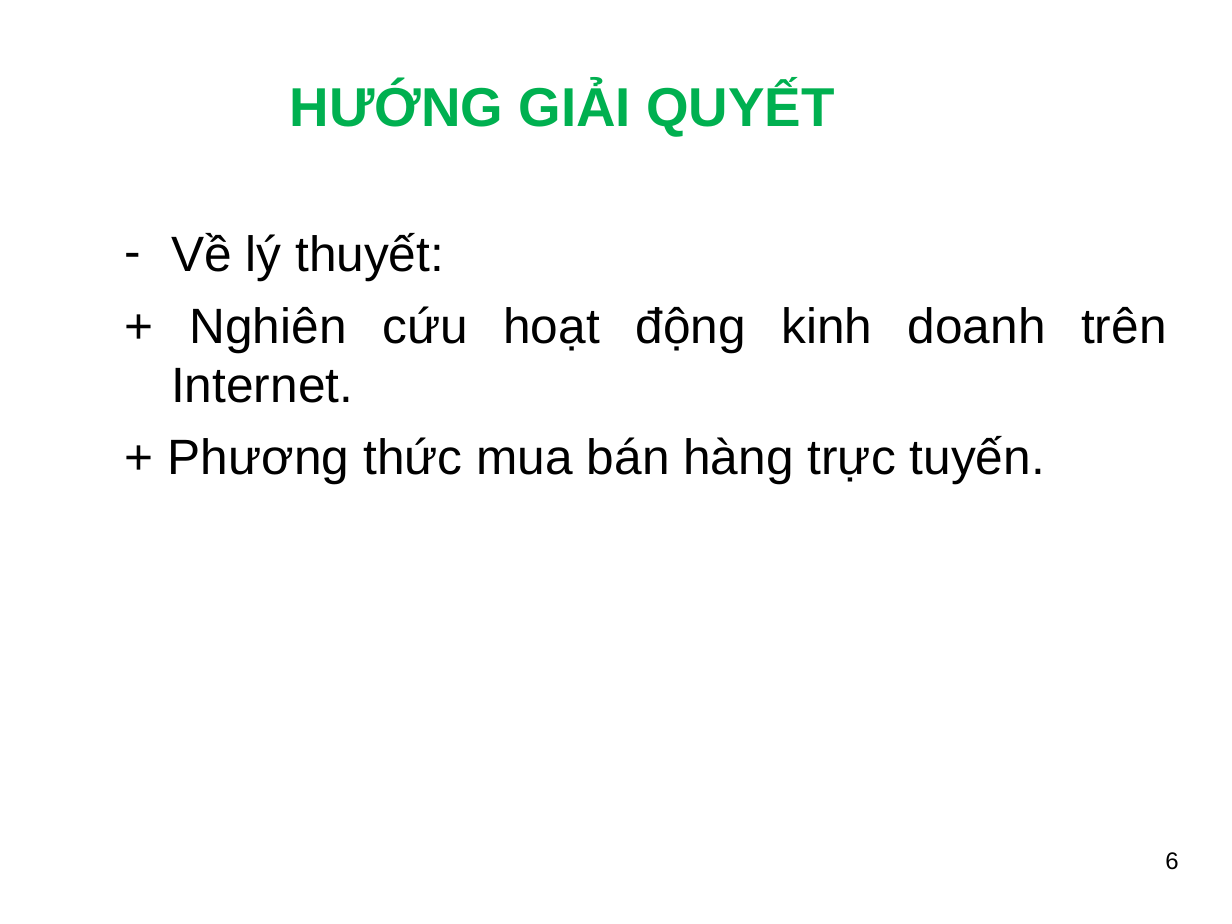
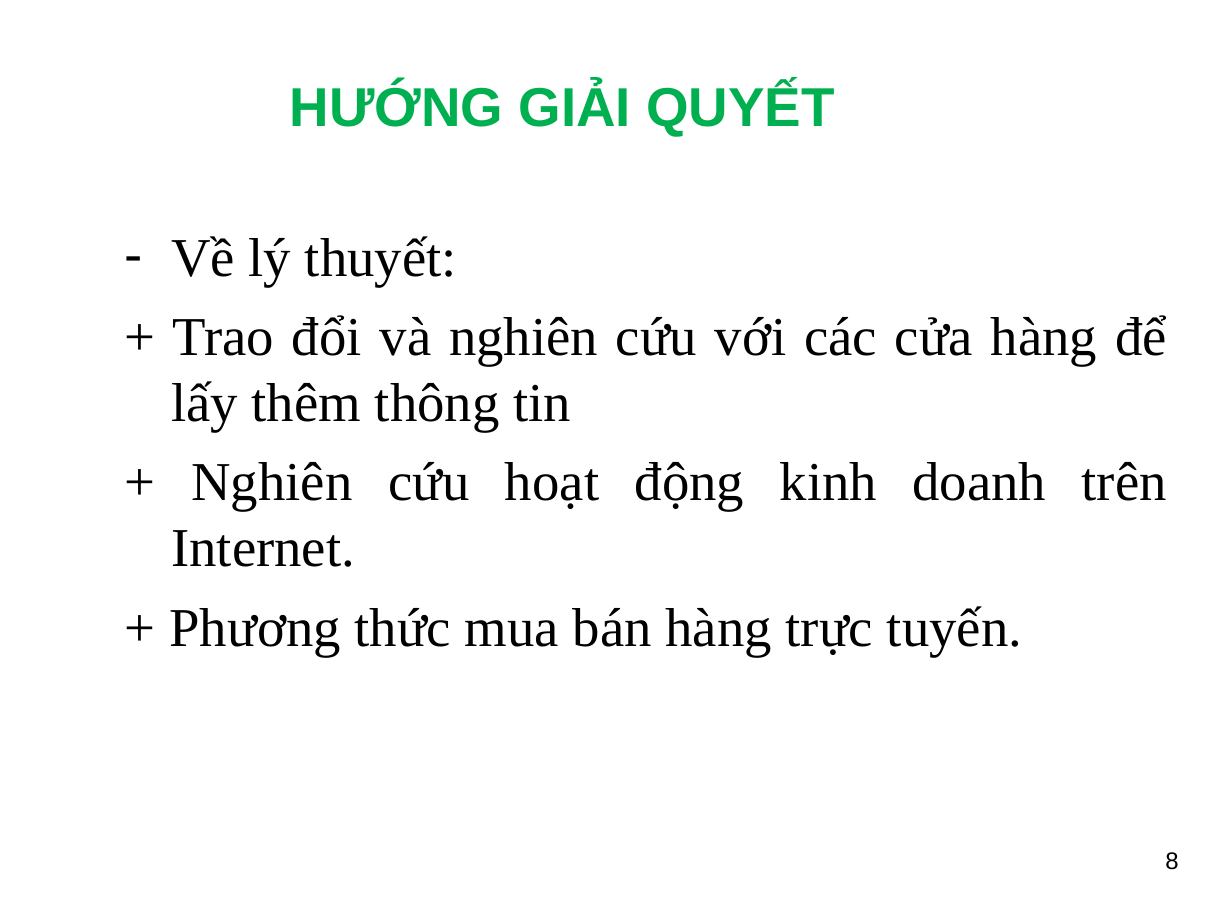
Before and after one commit to dangtuanhuy/MyBagBag, a slide deck: slide 8 of Doc/SlideBC_DT_Huy.ppt (slide 6 before the commit). Drawn at 1232x924 pixels with LibreOffice and Linux fonts; fonts in the diff are those of the drawing; background and template pictures are left out. Boxes give left, top, right and bottom in pixels: in the first picture for what was removed or moved away, otherwise in the second. Text is boxed around its words. In the diff, an @@ line names an element or a change of style, - is before the commit and + after.

```diff
--- a/Doc/SlideBC_DT_Huy.ppt
+++ b/Doc/SlideBC_DT_Huy.ppt
@@ text at (x1=170, y1=236, x2=1167, y2=656): size 29 to 32 pt, font Arial to Times New Roman in "Về lý thuyết:", "+ Nghiên cứu hoạt động kinh doanh ...", "+ Phương thức mua bán hàng trực ..." @@
@@ text at (x1=171, y1=315, x2=1167, y2=432): paragraph added @@
++ Trao đổi và nghiên cứu với các cửa hàng để lấy thêm thông tin
@@ page number at (x1=1165, y1=852, x2=1178, y2=870): text changed @@
-6
+8
```
Also in this commit, not shown: 24 other slides changed, 4 slides added, 11 other files.
